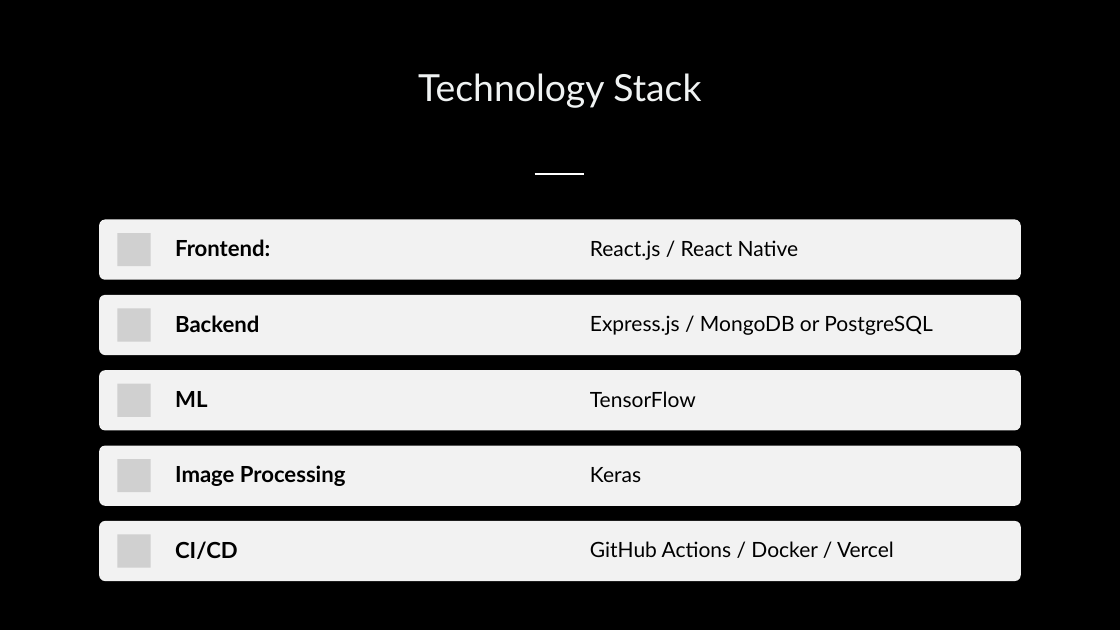
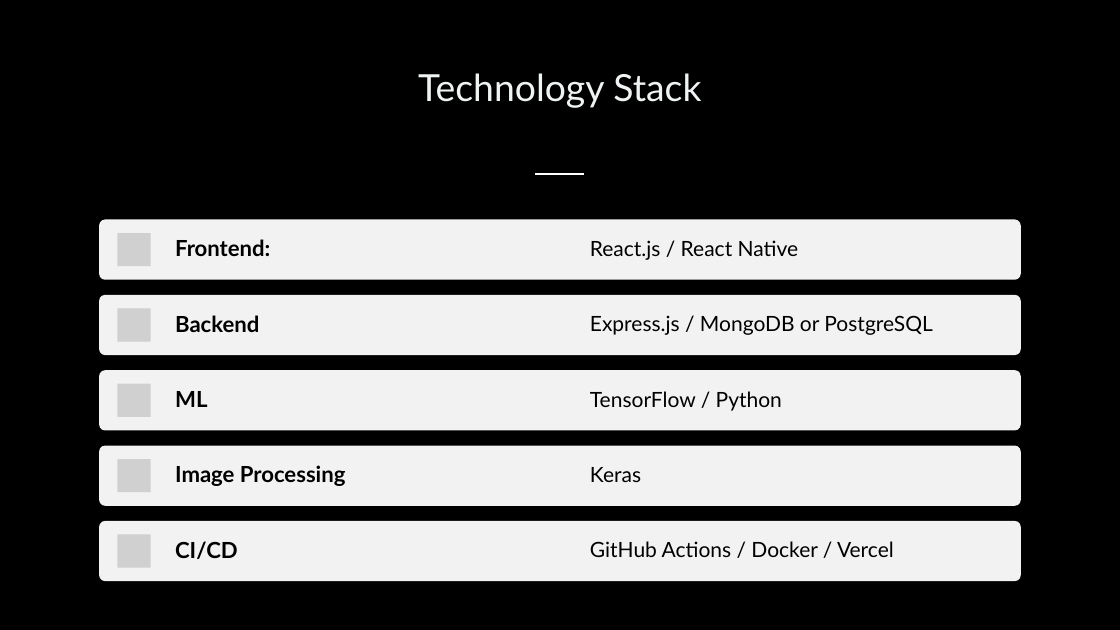
Before and after one commit to Yash-Gangani/Skin-Cancer-Detection-App, a slide deck: slide 6 of project-docs/Sprint-1-Presentation.pptx. Drawn at 1120x630 pixels with LibreOffice and Linux fonts; fonts in the diff are those of the drawing; grey boxes stand for pictures. Boxes give left, top, right and bottom in pixels: in the first picture for what was removed or moved away, otherwise in the second. Text is boxed around its words. In the diff, an @@ line names an element or a change of style, - is before the commit and + after.

```diff
--- a/project-docs/Sprint-1-Presentation.pptx
+++ b/project-docs/Sprint-1-Presentation.pptx
@@ text at [590,391,782,411]: text changed @@
-TensorFlow
+TensorFlow / Python
```
Also in this commit, not shown: 4 other slides changed.
